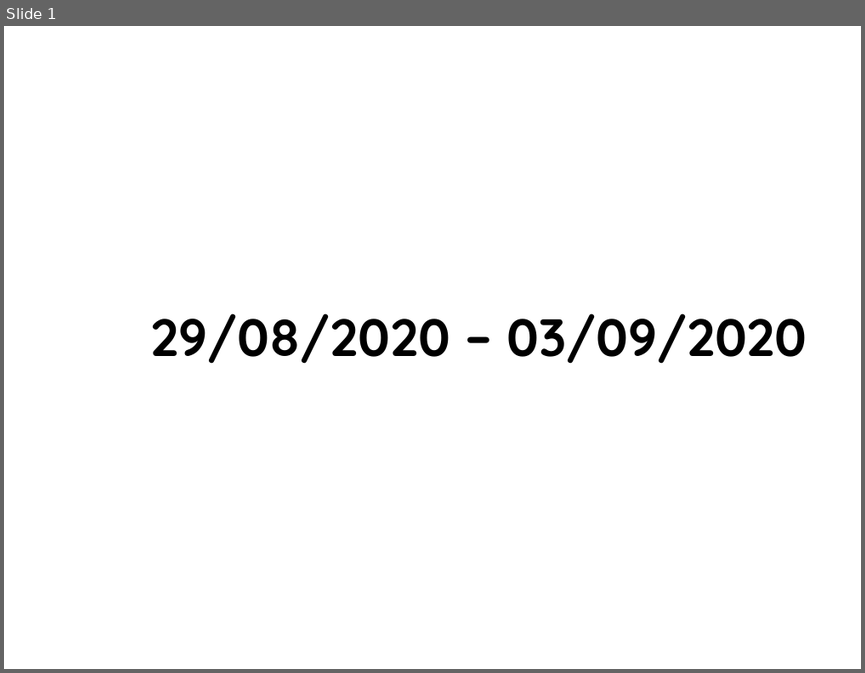
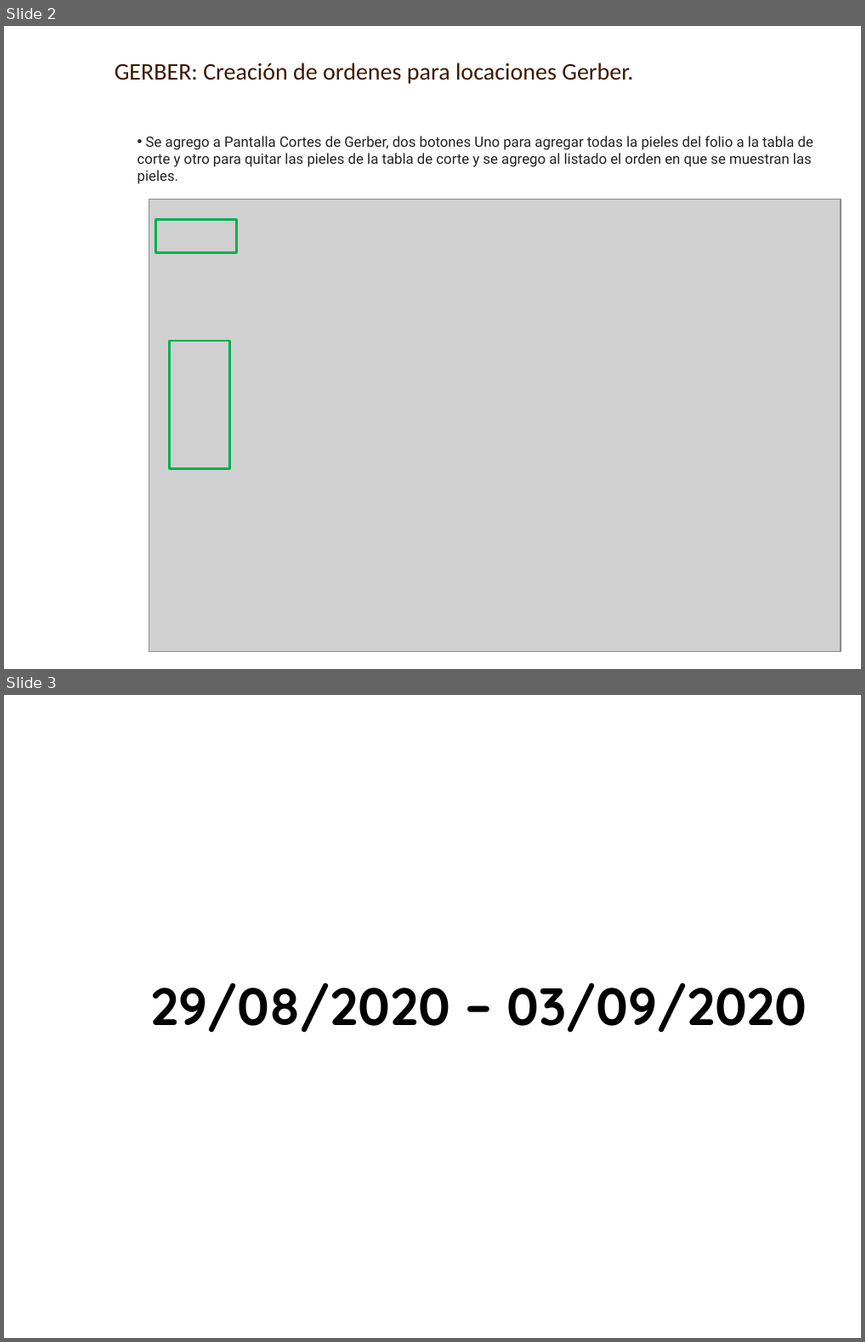
Before and after one commit to AXDELAROSA/CLASIFICACION_PIELES, a slide deck: Scripts_R100_Materiales/CORTES_GERBER/Docs/IT_DEV_CORTES_GERBER_27082020.pptx. Shown one above the other, each under a label of ours: slide 1 before the commit, slides 2 and 3 after it. The pictures are 865x673 and 865x1342 pixels, drawn with LibreOffice and Linux fonts; fonts in the diff are those of the drawing; grey boxes stand for pictures; background and template pictures are left out. Boxes give left, top, right and bottom in pixels: in the first picture for what was removed or moved away, otherwise in the second. Text is boxed around its words. In the diff, an @@ line names an element or a change of style, - is before the commit and + after.

```diff
--- a/Scripts_R100_Materiales/CORTES_GERBER/Docs/IT_DEV_CORTES_GERBER_27082020.pptx
+++ b/Scripts_R100_Materiales/CORTES_GERBER/Docs/IT_DEV_CORTES_GERBER_27082020.pptx
@@ slide 2 added at (4,26,861,669), background picture (left out) @@
@@ text added at (114,63,633,84), 20 pt, text #3F1900 @@
+GERBER: Creación de ordenes para locaciones Gerber.
@@ text added at (137,136,813,184), 12 pt, text #222222 @@
+• Se agrego a Pantalla Cortes de Gerber, dos botones Uno para agregar todas la pieles del folio a la tabla de corte y otro para quitar las pieles de la tabla de corte y se agrego al listado el orden en que se muestran las pieles.
@@ picture added at (148,199,840,652) @@
@@ rectangle added at (155,219,236,252), outline #00B050 2 pt @@
@@ rectangle added at (170,340,230,469), outline #00B050 2 pt @@
@@ what was slide 1 is now slide 3 @@
```
Also in this commit, not shown: 1 other slide added, 6 other files.
